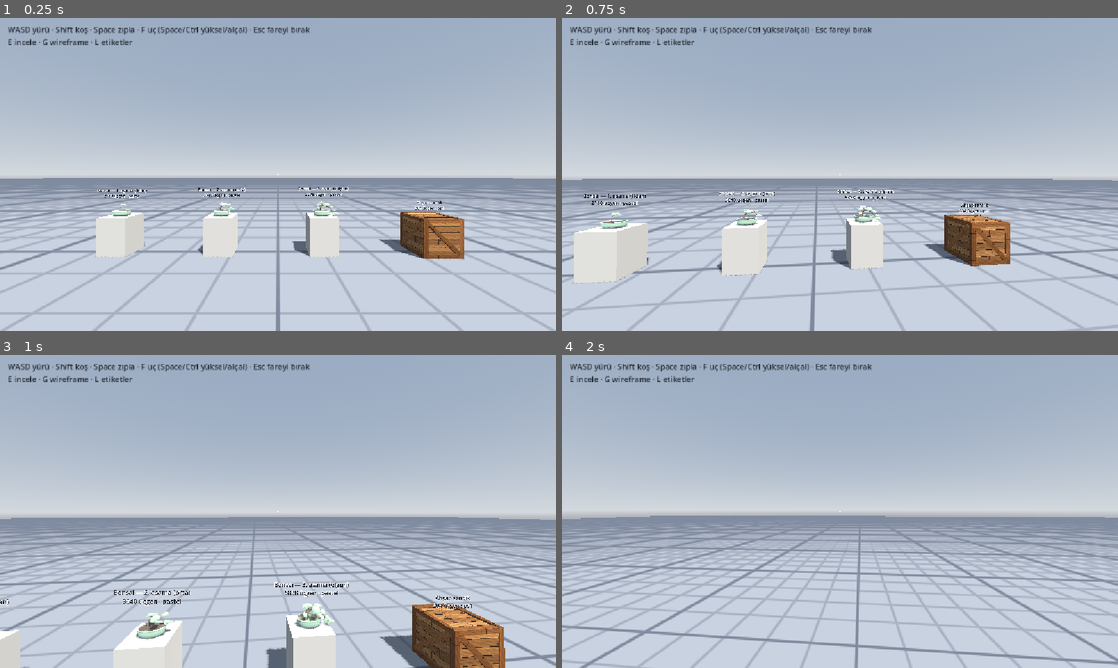
Above: before the commit, frames 1-4 (two rows, left to right).
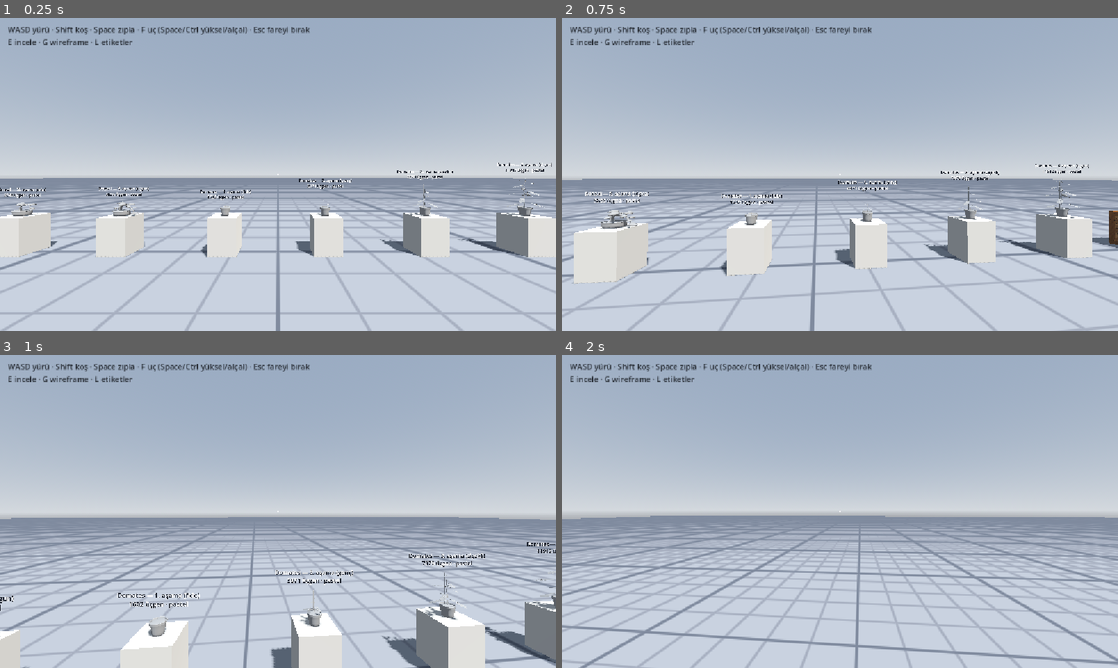
Above: after the commit, the same moments.

Repository: kirkahmmett/blender-test
Game: Godot game, scene res://experiments/exp03_gallery/exp03.tscn
Two runs of this game, one before a commit and one after it. Both use one fixed random seed, a clock stepped at 60 frames per second and the inputs below.
Inputs (mouse positions are in pixels of both pictures, inside the frame that each line leads up to):
- Up to frame 1 (0.25 s): no input
- Up to frame 2 (0.75 s): tap Enter at 0.5 s; move the mouse to (867, 174) at 0.52 s; hold W (move_forward) from 0.53 s (still down); hold E (inspect) from 0.53 s (still down)
- Up to frame 3 (1 s): keep holding W (move_forward); keep holding E (inspect); tap Space (jump) at 0.77 s
- Up to frame 4 (2 s): keep holding W (move_forward); move the mouse to (812, 511) at 1.27 s; release E (inspect) at 1.28 s; tap F (fly_toggle) at 1.35 s; tap Space (jump) at 1.52 s; tap E (inspect) at 1.55 s

The runs differ from the first frame. In frame 1, 5.6% of the frame differs, in the area x 0-100%, y 46-78%; in frame 2, 5.5%; in frame 3, 6.9%, in the area x 0-100%, y 59-100%; in frame 4, nothing differs.

Commit message:
Domates fidanı: 4 aşama, pastel, çift taraflı yaprak shader'ı
- make_tomato.py: fide → genç (bambu çubuk, ip bağı) → çiçekli → olgun;
  aynı bitkinin büyümesi. Tırtıklı bileşik yapraklar, ara yaprakçıklar,
  sarı yıldız çiçekler, tomurcuklar, dilimli domatesler (yeşil → turuncu
  → pastel kırmızı), terakota saksı. 1602 / 3971 / 7370 / 11912 üçgen
- propkit: prop başına onaylı bütçe (prop_budget)
- meshkit önizlemesi: uzun objelerde dikey kadraj, objeye oturan kamera
- Pastel shader ortak include'a bölündü; pastel_leaf çift taraflı.
  Yaprak tonları galeri ışığında beyaza taşmasın diye kısıldı
- Galeri: inceleme sırasında kaide gizlenir (alttan 360° bakış)

Co-Authored-By: Claude Opus 5.5 <noreply@anthropic.com>

Diff:
--- a/experiments/exp03_gallery/gallery.gd
+++ b/experiments/exp03_gallery/gallery.gd
@@ -40,6 +40,7 @@
 var _generated: Node3D  # stüdyo + sergiler; kaydedilmez
 
 var _aimed: Node3D  # nişangâhın üstünde olduğu sergi
+var _hidden_pedestal: Node3D  # inceleme sırasında gizlenen kaide
 var _labels: Array[Label3D] = []
 var _labels_on := true
 var _aim_label: Label
@@ -97,6 +98,10 @@
 	elif event.is_action_pressed("inspect") and _aimed and not inspector.active:
 		var info: Dictionary = _aimed.get_meta("prop_info")
 		player.controls_enabled = false
+		# kaide alttan bakışı kapatmasın: inceleme boyunca gizle (prop havada kalır)
+		_hidden_pedestal = _aimed.get_node_or_null("Pedestal")
+		if _hidden_pedestal:
+			_hidden_pedestal.visible = false
 		inspector.open(info.model, info, player.camera)
 		_set_aim(null)
 		_refresh_overlay()
@@ -136,6 +141,9 @@
 
 func _on_inspector_closed() -> void:
 	player.controls_enabled = true
+	if _hidden_pedestal:
+		_hidden_pedestal.visible = true
+		_hidden_pedestal = null
 	_refresh_overlay()
 
 
--- a/shared/scripts/prop_style.gd
+++ b/shared/scripts/prop_style.gd
@@ -8,13 +8,24 @@
 
 const PS1_SHADER := preload("res://shared/shaders/ps1_spatial.gdshader")
 const PASTEL_SHADER := preload("res://shared/shaders/pastel_spatial.gdshader")
+## Çift taraflı pastel: yaprak/taç yaprağı gibi ince yüzeyler (preset'te "double_sided").
+const PASTEL_LEAF_SHADER := preload("res://shared/shaders/pastel_leaf.gdshader")
 
 ## Malzeme adı soneki -> pastel shader parametreleri (Blender'daki malzeme adlarıyla eşleşir).
+## "double_sided": true olanlar PASTEL_LEAF_SHADER kullanır; parametre değildir.
 const PASTEL_PRESETS := {
 	"porcelain": {"roughness": 0.22, "specular": 0.6, "rim": 0.0},
+	"terracotta": {"roughness": 0.75, "specular": 0.2, "rim": 0.0},
 	"soil": {"roughness": 1.0, "specular": 0.1, "rim": 0.0},
 	"bark": {"roughness": 0.9, "specular": 0.15, "rim": 0.0},
-	"foliage": {"roughness": 0.85, "specular": 0.2, "rim": 0.35},
+	"stem": {"roughness": 0.8, "specular": 0.2, "rim": 0.15},
+	"stake": {"roughness": 0.7, "specular": 0.25, "rim": 0.0},
+	# açık pastel yeşiller güneş + parlama + rim toplamında beyaza taşar: hepsi kısık
+	"foliage": {"roughness": 0.9, "specular": 0.1, "rim": 0.15, "albedo_tint": Color(0.9, 0.9, 0.9)},
+	"leaf": {"roughness": 0.9, "specular": 0.08, "rim": 0.1, "albedo_tint": Color(0.86, 0.86, 0.86),
+			"double_sided": true},
+	"petal": {"roughness": 0.7, "specular": 0.2, "rim": 0.25, "double_sided": true},
+	"fruit": {"roughness": 0.3, "specular": 0.55, "rim": 0.2},
 }
 
 
@@ -28,10 +39,11 @@
 			var src := mi.mesh.surface_get_material(i) as BaseMaterial3D
 			var mat := ShaderMaterial.new()
 			if style == "pastel":
-				mat.shader = PASTEL_SHADER
 				var preset: Dictionary = _pastel_preset(src.resource_name if src else "")
+				mat.shader = PASTEL_LEAF_SHADER if preset.get("double_sided", false) else PASTEL_SHADER
 				for key: String in preset:
-					mat.set_shader_parameter(key, preset[key])
+					if key != "double_sided":
+						mat.set_shader_parameter(key, preset[key])
 			else:
 				mat.shader = PS1_SHADER
 				if src:
--- /dev/null
+++ b/shared/shaders/pastel_leaf.gdshader
@@ -0,0 +1,5 @@
+shader_type spatial;
+// Pastel stil, çift taraflı: yaprak ve taç yaprağı gibi ince yüzeyler alttan da görünür.
+render_mode cull_disabled, diffuse_lambert_wrap, specular_schlick_ggx;
+
+#include "res://shared/shaders/pastel_common.gdshaderinc"
--- a/shared/shaders/pastel_spatial.gdshader
+++ b/shared/shaders/pastel_spatial.gdshader
@@ -1,30 +1,6 @@
 shader_type spatial;
-// Pastel, yumuşak yüzey shader'ı (PS1 dışı stil deneyleri için).
-//  - renk köşe renginden (vertex color) gelir, albedo_tint ile çarpılır
-//  - yumuşak "wrap" ışığı: gölge tarafı tamamen kararmaz, pastel kalır
-//  - porselen için parlama (specular), yapraklar için hafif kenar ışığı (rim)
+// Pastel, yumuşak yüzey shader'ı (PS1 dışı stil deneyleri için): kapalı gövdeler, arka yüz çizilmez.
+// Ortak gövde pastel_common.gdshaderinc'te; ince yüzeyler (yaprak) için pastel_leaf.
 render_mode cull_back, diffuse_lambert_wrap, specular_schlick_ggx;
 
-uniform vec4 albedo_tint : source_color = vec4(1.0);
-uniform float roughness : hint_range(0.0, 1.0) = 0.8;
-uniform float specular : hint_range(0.0, 1.0) = 0.3;
-uniform float rim : hint_range(0.0, 1.0) = 0.0;
-uniform float rim_tint : hint_range(0.0, 1.0) = 0.6;
-
-vec3 linear_to_srgb(vec3 c) {
-	return mix(c * 12.92, 1.055 * pow(c, vec3(1.0 / 2.4)) - 0.055, step(vec3(0.0031308), c));
-}
-
-void fragment() {
-	// glTF köşe renkleri lineer gelir. Compatibility renderer sRGB uzayında hesap yaptığı
-	// için burada çevrilmeli; Forward+/Mobile lineer çalışır, orada olduğu gibi kullanılır.
-	vec3 col = COLOR.rgb;
-#if CURRENT_RENDERER == RENDERER_COMPATIBILITY
-	col = linear_to_srgb(col);
-#endif
-	ALBEDO = col * albedo_tint.rgb;
-	ROUGHNESS = roughness;
-	SPECULAR = specular;
-	RIM = rim;
-	RIM_TINT = rim_tint;
-}
+#include "res://shared/shaders/pastel_common.gdshaderinc"
Binary file added: assets/models/tomato_stage1.glb
Not shown, added: assets/models/tomato_stage1.glb.import
Binary file added: assets/models/tomato_stage2.glb
Not shown, added: assets/models/tomato_stage2.glb.import
Binary file added: assets/models/tomato_stage3.glb
Not shown, added: assets/models/tomato_stage3.glb.import
Binary file added: assets/models/tomato_stage4.glb
Not shown, added: assets/models/tomato_stage4.glb.import
Binary file added: blender/props/previews/inspect_tomato.png
Binary file added: blender/props/previews/inspect_tomato_below.png
Binary file added: blender/props/previews/tomato_all_front.png
Binary file added: blender/props/previews/tomato_s1.png
(and 9 more such lines)
